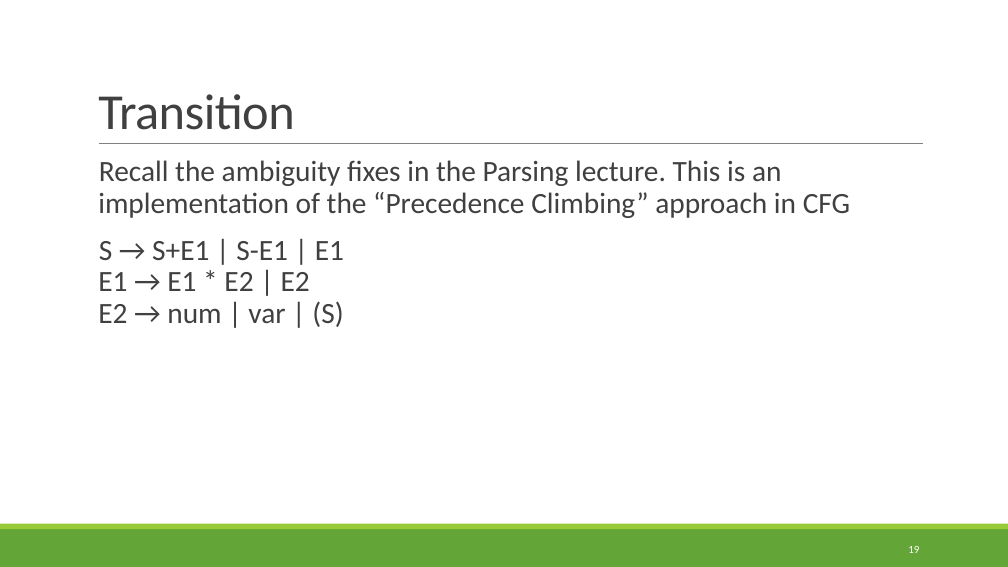
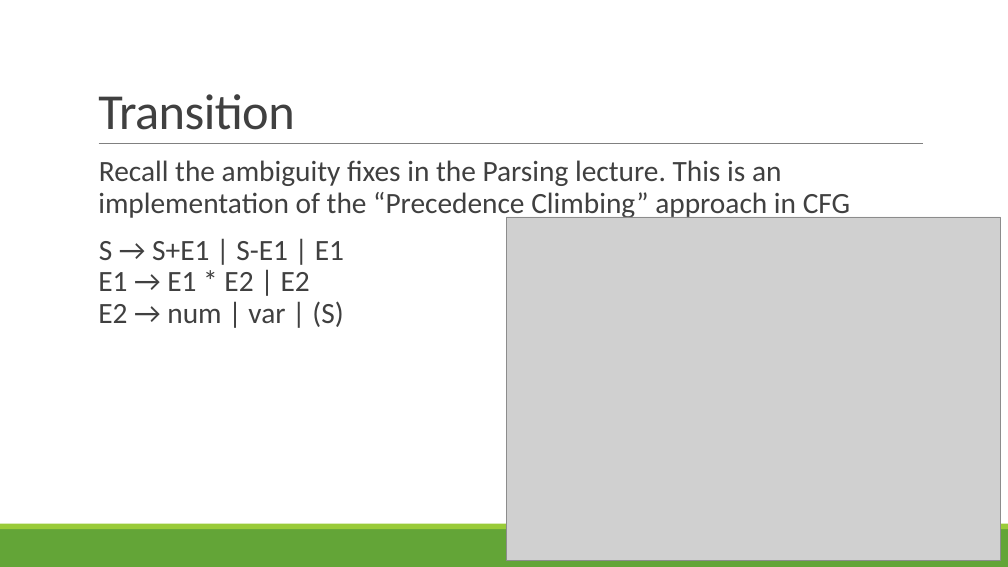
Before and after one commit to rbohrer/pl-course, a slide deck: slide 19 of LectureSlides/04ASTPEG.pptx. Drawn at 1008x567 pixels with LibreOffice and Linux fonts; fonts in the diff are those of the drawing; grey boxes stand for pictures. Boxes give left, top, right and bottom in pixels: in the first picture for what was removed or moved away, otherwise in the second. Text is boxed around its words. In the diff, an @@ line names an element or a change of style, - is before the commit and + after.

```diff
--- a/LectureSlides/04ASTPEG.pptx
+++ b/LectureSlides/04ASTPEG.pptx
@@ picture added at [507, 217, 1001, 560] @@
@@ page number removed at [908, 546, 919, 553] @@
-19
```
Also in this commit, not shown: 1 other slide changed.
